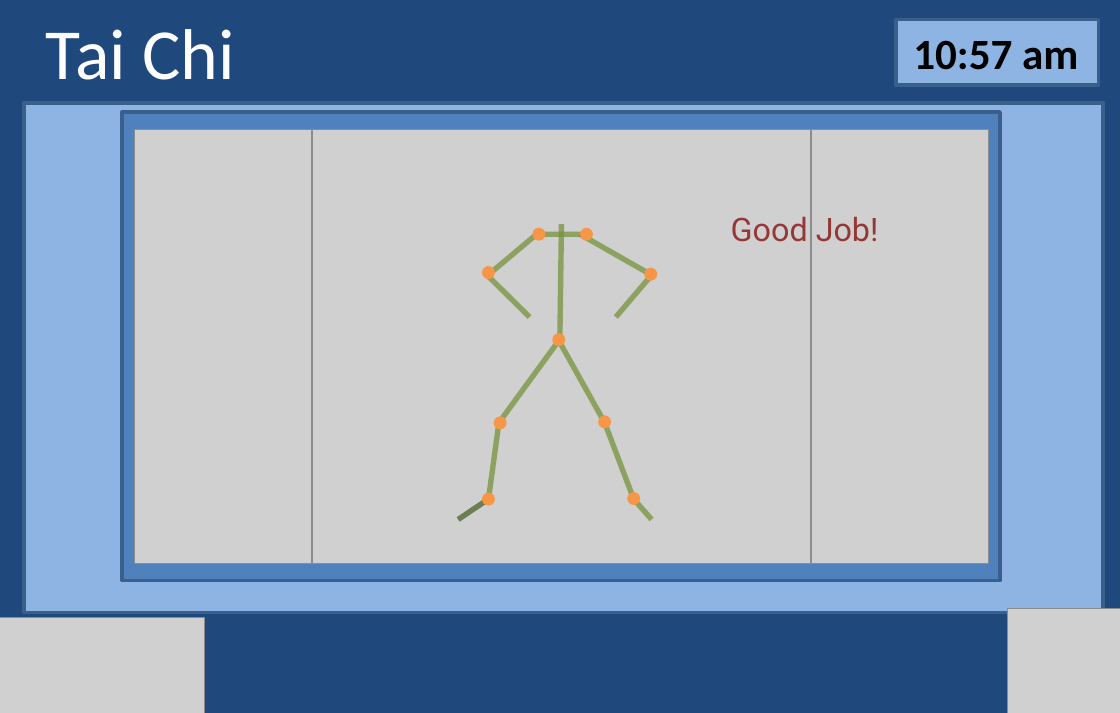
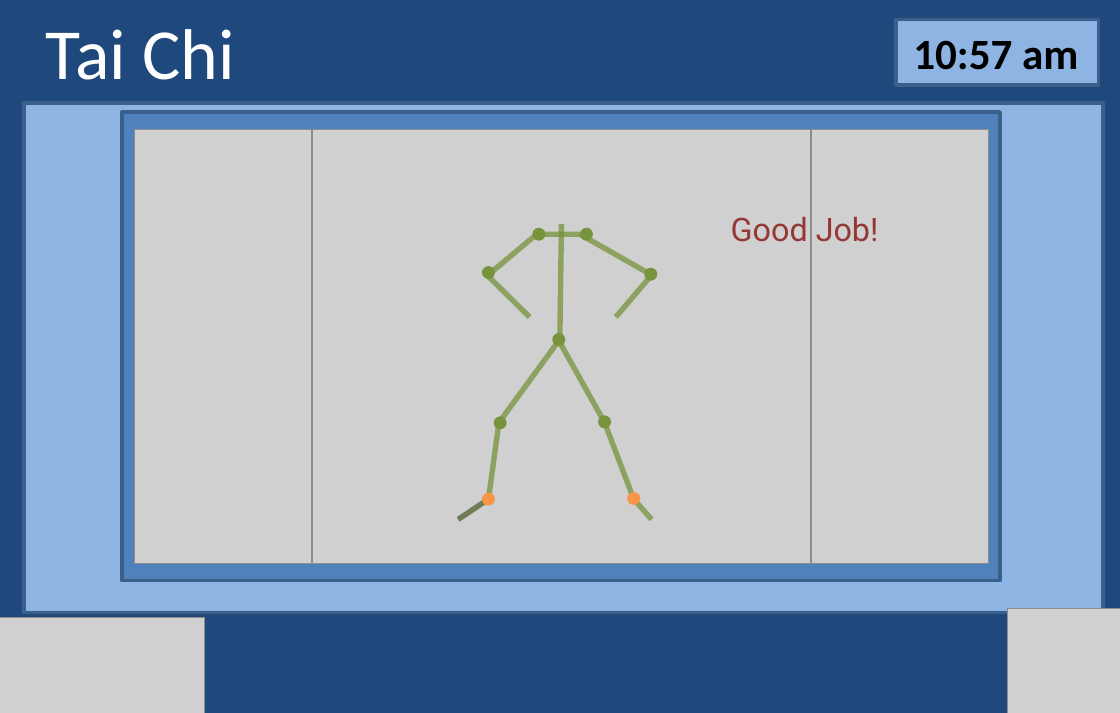
Before and after one commit to Gordo851/Design, a slide deck: slide 7 of story_board_buttonAction2.pptx. Drawn at 1120x713 pixels with LibreOffice and Linux fonts; fonts in the diff are those of the drawing; grey boxes stand for pictures. Boxes give left, top, right and bottom in pixels: in the first picture for what was removed or moved away, otherwise in the second. Text is boxed around its words. In the diff, an @@ line names an element or a change of style, - is before the commit and + after.

```diff
--- a/story_board_buttonAction2.pptx
+++ b/story_board_buttonAction2.pptx
@@ fill #F79646 to #77933C in 7 elements at [494,416,507,429], [599,415,612,428], [552,334,565,347], [482,266,495,279], [644,268,657,281], [533,228,546,241], [581,228,594,241] @@
```
Also in this commit, not shown: 1 other slide changed.
